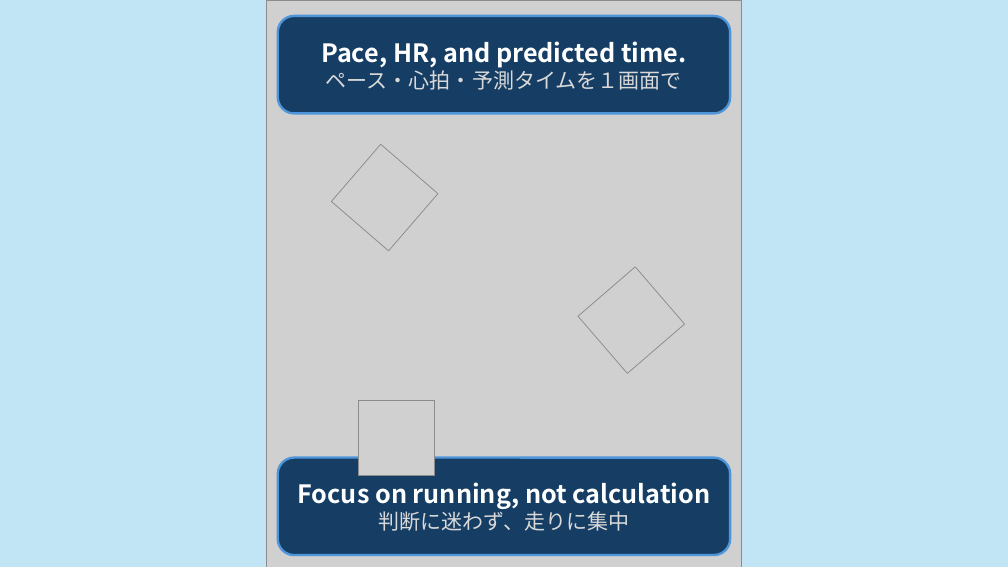
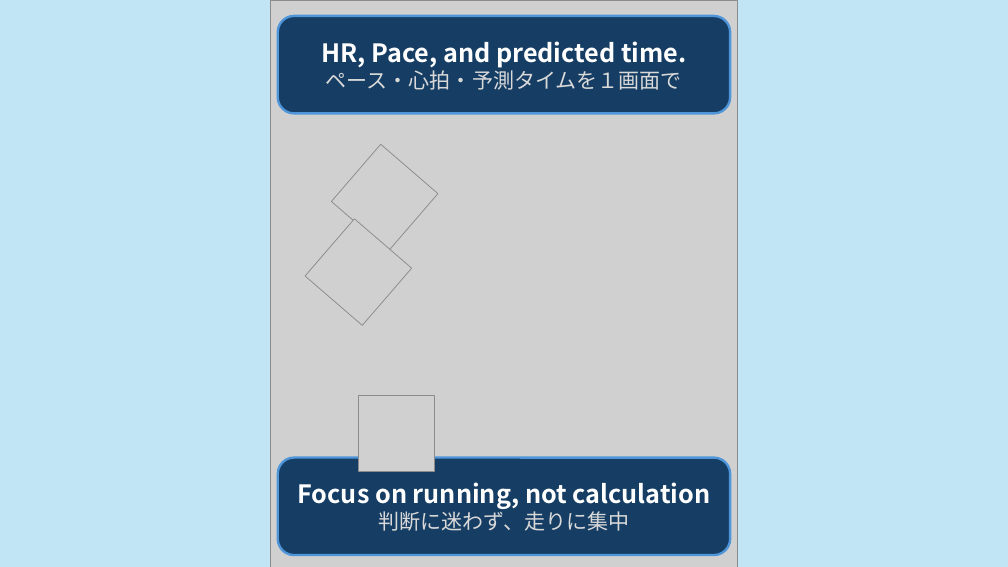
Before and after one commit to EibaKatsu/MarathonCoach, a slide deck: slide 5 of assets/store_shots/store_shots.pptx (slide 3 before the commit). Drawn at 1008x567 pixels with LibreOffice and Linux fonts; fonts in the diff are those of the drawing; grey boxes stand for pictures. Boxes give left, top, right and bottom in pixels: in the first picture for what was removed or moved away, otherwise in the second. Text is boxed around its words. In the diff, an @@ line names an element or a change of style, - is before the commit and + after.

```diff
--- a/assets/store_shots/store_shots.pptx
+++ b/assets/store_shots/store_shots.pptx
@@ picture: place and size @@
-picture at bbox=[267, 0, 742, 567]
+picture at bbox=[271, 0, 738, 567]
@@ text in rounded rectangle at bbox=[321, 41, 686, 68]: text changed @@
-Pace, HR, and predicted time.
+HR, Pace, and predicted time.
@@ picture added at bbox=[305, 219, 412, 326] @@
@@ picture removed at bbox=[578, 267, 685, 373] @@
@@ picture: place and size @@
-picture at bbox=[358, 400, 434, 476]
+picture at bbox=[358, 395, 434, 471]
```
Also in this commit, not shown: 2 other slides changed, 4 slides added, 1 slide removed, 33 other files.
